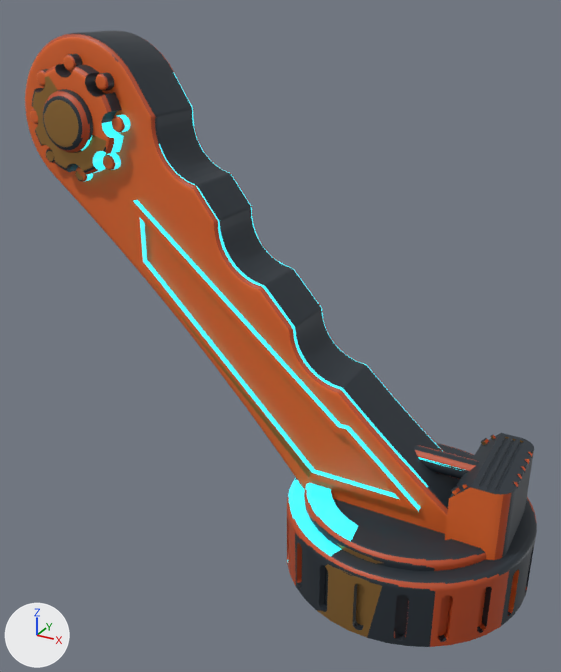
Before and after pictures for a commit that changed the glTF model public/models/lower-arm-link.glb.
Before and after are seen from a 50 mm camera at (0.1005, -0.1796, 0.0807) aimed at (0.003, -0.0023, -0.008). Lighting does not change. The marker at lower left points along +X, +Y and +Z. The first picture is the older version. Vertices at exactly the same position are counted once.
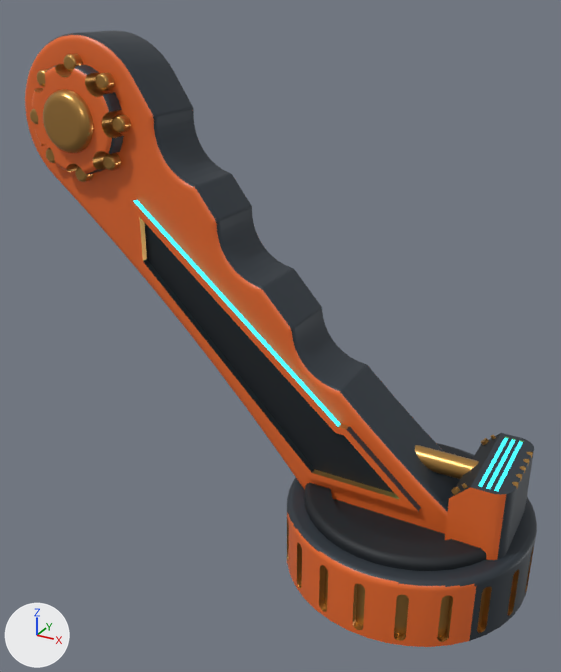
Boxes (x1, y1, x2, y2) around the edits, measured in the pictures (561 x 672 px; the box of a moved part takes in the faces that stretch with it):
part 1 of me_mesh_0, moved or reshaped: before (25, 33, 368, 391); after (29, 33, 369, 426)
part 2 of me_mesh_0, moved or reshaped: before (277, 450, 486, 641); after (277, 450, 485, 642)
part 3 of me_mesh_0, recoloured: before (32, 91, 435, 647); after (32, 67, 435, 647)
part 4 of me_mesh_0, recoloured (lighter): (478, 438, 523, 491) in both
part 5 of me_mesh_0, recoloured: (35, 54, 533, 641) in both
part 6 of me_mesh_0, recoloured: (311, 434, 500, 571) in both
part 7 of me_mesh_0, recoloured: (31, 57, 530, 610) in both
part 8 of me_mesh_0, recoloured (orange to black): (144, 222, 394, 493) in both
part 9 of me_mesh_0, recoloured: (88, 119, 430, 556) in both
part 10 of me_mesh_0, recoloured: (83, 115, 461, 561) in both
part 11 of me_mesh_0, recoloured: (143, 260, 358, 541) in both
part 12 of me_mesh_0, recoloured: before (38, 36, 537, 641); after (53, 36, 537, 641)
part 13 of me_mesh_0, recoloured: (32, 36, 506, 647) in both
part 14 of me_mesh_0, recoloured: before (32, 55, 532, 641); after (43, 57, 532, 641)
part 15 of me_mesh_0, recoloured: (304, 445, 487, 571) in both
part 16 of me_mesh_0, recoloured: (33, 76, 370, 638) in both
part 17 of me_mesh_0, recoloured: (337, 543, 383, 564) in both

What changed in the scene script:
```text
Add mat_lower_arm_link_deep:
    mat_lower_arm_link_deep = principled_material('Lower Arm Link|deep')
    mat_lower_arm_link_deep.base_color = (0.0123, 0.016, 0.0203)  # black #1d2227
    mat_lower_arm_link_deep.metallic = 0.2
    mat_lower_arm_link_deep.roughness = 0.6
Change me_mesh_0:
    where me_mesh_0.from_pydata(...)  # 10892 vertices, 21784 faces; spans x -0.079..0.079, y -0.035..0.035, z -0.071..0.071
    used by ob_mesh_0; location = (0.0, 0.0, 0.0)
    me_mesh_0 part 1: 349 vertices moved within x -0.078..0.026, y -0.018..0.01, z -0.017..0.071
    me_mesh_0 part 2: 34 vertices moved within x 0.011..0.071, y -0.035..0.029, z -0.07..-0.049
    me_mesh_0 part 3: 607 faces spanning x -0.07..0.072, y -0.035..0.035, z -0.071..0.07 switch from mat_lower_arm_link_slate (greyish blue #323a42) to mat_lower_arm_link_orange (orange #e5682a)
    me_mesh_0 part 4: 96 faces spanning x 0.065..0.07, y -0.014..0.014, z -0.032..-0.031 switch from mat_lower_arm_link_slate (greyish blue #323a42) to mat_lower_arm_link_cyan (cyan #22c3d3, glowing cyan #42f3ff)
    me_mesh_0 part 5: 3122 faces spanning x -0.074..0.079, y -0.035..0.035, z -0.071..0.066 switch from mat_lower_arm_link_slate (greyish blue #323a42) to mat_lower_arm_link_brass (orange #c0914f)
    me_mesh_0 part 6: 444 faces spanning x 0.023..0.069, y -0.03..0.03, z -0.051..-0.031 switch from mat_lower_arm_link_slate (greyish blue #323a42) to mat_lower_arm_link_deep (black #1d2227)
    me_mesh_0 part 7: 976 faces spanning x -0.073..0.077, y -0.014..0.012, z -0.071..0.065 switch from mat_lower_arm_link_orange (orange #e2662a) to mat_lower_arm_link_brass (orange #c0914f)
    me_mesh_0 part 8: 8 faces spanning x -0.037..0.045, y -0.01..0.01, z -0.043..0.024 switch from mat_lower_arm_link_orange (orange #e2662a) to mat_lower_arm_link_deep (black #1d2227)
    me_mesh_0 part 9: 422 faces spanning x -0.07..0.05, y -0.032..0.033, z -0.071..0.051 switch from mat_lower_arm_link_cyan (cyan #1fb3c2, glowing cyan #3fe6f2) to mat_lower_arm_link_slate (greyish blue #343c44)
    me_mesh_0 part 10: 867 faces spanning x -0.059..0.061, y -0.029..0.029, z -0.07..0.051 switch from mat_lower_arm_link_cyan (cyan #1fb3c2, glowing cyan #3fe6f2) to mat_lower_arm_link_brass (orange #c0914f)
    me_mesh_0 part 11: 173 faces spanning x -0.037..0.038, y -0.028..0.028, z -0.051..0.011 switch from mat_lower_arm_link_cyan (cyan #1fb3c2, glowing cyan #3fe6f2) to mat_lower_arm_link_deep (black #1d2227)
    me_mesh_0 part 12: 532 faces spanning x -0.079..0.078, y -0.034..0.034, z -0.071..0.071 switch from mat_lower_arm_link_orangedeep (orange #b9491f) to mat_lower_arm_link_slate (greyish blue #343c44)
    me_mesh_0 part 13: 697 faces spanning x -0.078..0.074, y -0.032..0.035, z -0.071..0.071 switch from mat_lower_arm_link_orangedeep (orange #b9491f) to mat_lower_arm_link_orange (orange #e5682a)
    me_mesh_0 part 14: 1381 faces spanning x -0.073..0.079, y -0.034..0.034, z -0.071..0.066 switch from mat_lower_arm_link_orangedeep (orange #b9491f) to mat_lower_arm_link_brass (orange #c0914f)
    me_mesh_0 part 15: 343 faces spanning x 0.015..0.07, y -0.03..0.03, z -0.051..-0.048 switch from mat_lower_arm_link_orangedeep (orange #b9491f) to mat_lower_arm_link_deep (black #1d2227)
    me_mesh_0 part 16: 380 faces spanning x -0.07..0.07, y -0.035..0.035, z -0.071..0.07 switch from mat_lower_arm_link_brass (orange #b88a4c) to mat_lower_arm_link_orange (orange #e5682a)
    me_mesh_0 part 17: 14 faces spanning x 0.034..0.051, y -0.03..0.03, z -0.051..-0.05 switch from mat_lower_arm_link_brass (orange #b88a4c) to mat_lower_arm_link_deep (black #1d2227)
```
